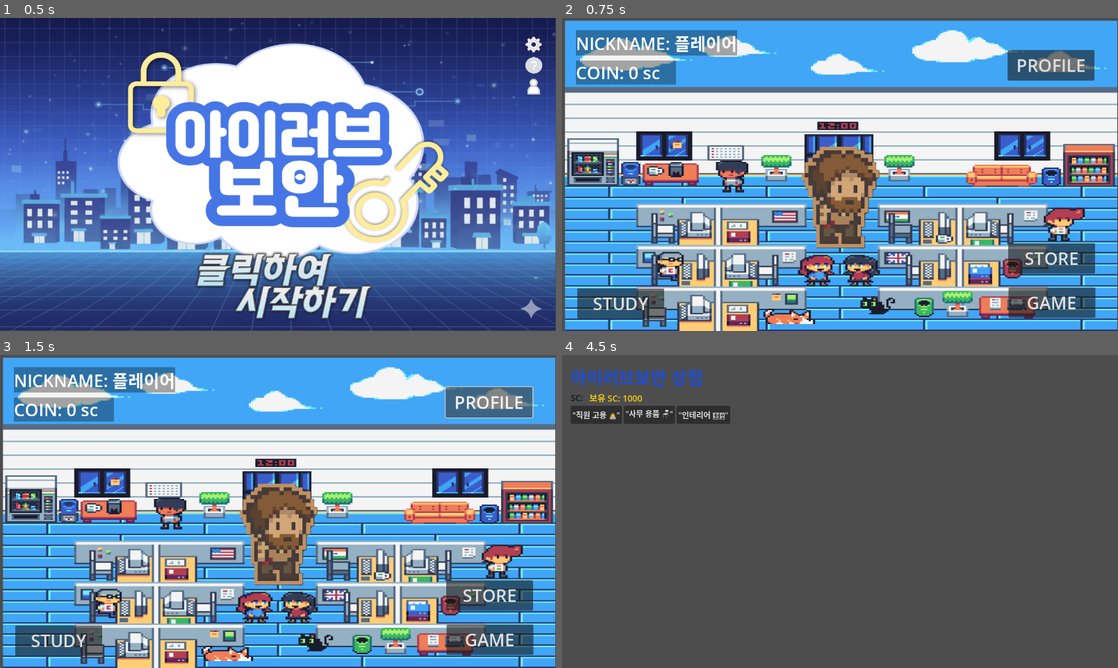
Above: before the commit, frames 1-4 (two rows, left to right).
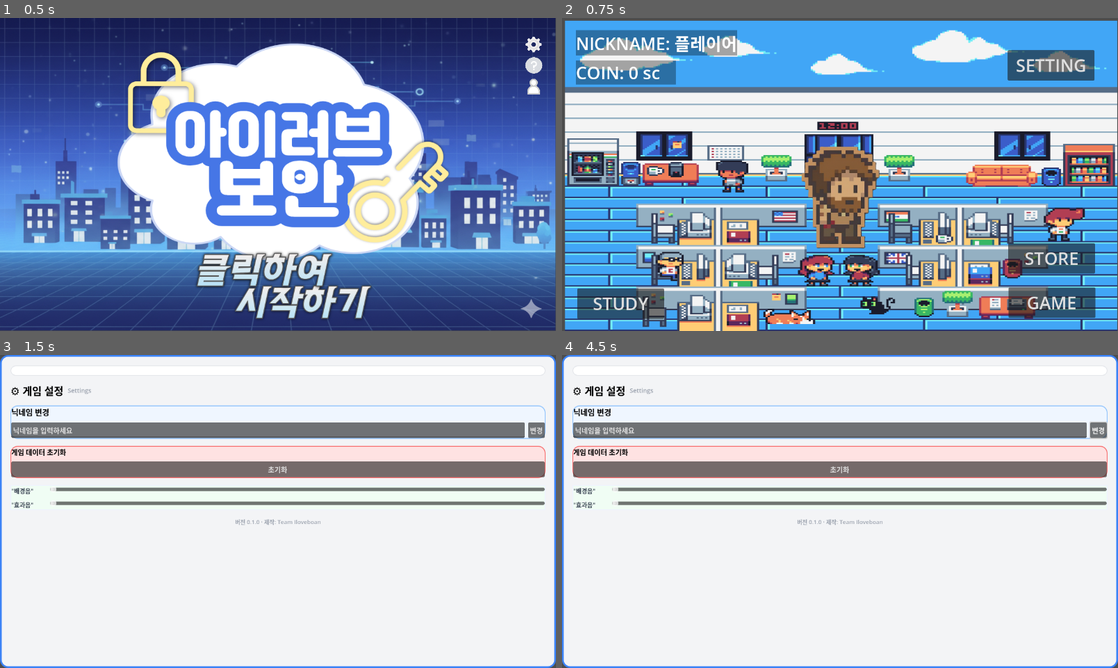
Above: after the commit, the same moments.

Repository: yuu-nn/Iloveboan
Game: Godot game, scene res://scenes/StartScene.tscn
Two runs of this game, one before a commit and one after it. Both use one fixed random seed, a clock stepped at 60 frames per second and the inputs below.
Inputs (mouse positions are in pixels of both pictures, inside the frame that each line leads up to):
- Up to frame 1 (0.5 s): no input
- Up to frame 2 (0.75 s): click (840, 274) at 0.5 s
- Up to frame 3 (1.5 s): click (489, 401) at 1.25 s, where only the run before the commit has a clickable "PROFILE"
- Up to frame 4 (4.5 s): click (623, 639) at 2 s, where only the run before the commit has a clickable "STUDY"; click (1051, 383) at 2.75 s, where only the run before the commit has a clickable "메인으로 돌아가기"; click (1095, 430) at 3.5 s, where only the run after the commit has a clickable "변경"; click (1051, 596) at 4.25 s, where only the run before the commit has a clickable "STORE"

Frame 1 is identical in both runs. In frame 2, 0.3% of the frame differs, in the area x 81-95%, y 13-18%; in frame 3, 86%; in frame 4, 100%, in the area x 0-100%, y 0-100%.

Commit message:
2차수정장정연

Diff:
--- a/Globals.gd
+++ b/Globals.gd
@@ -6,3 +6,5 @@
 	set(value):
 		nickname = value
 		emit_signal("nickname_changed", value)
+
+var score: int = 0          # 점수용
--- a/scenes/MainScene.tscn
+++ b/scenes/MainScene.tscn
@@ -1,7 +1,7 @@
 [gd_scene load_steps=6 format=3 uid="uid://2ubxvh5jmgs2"]
 
 [ext_resource type="Texture2D" uid="uid://c0hjgh17hr1vu" path="res://이미지 모아둔 폴더/거지.png" id="1_3mqji"]
-[ext_resource type="Script" uid="uid://c2k5mrdmanh6r" path="res://scenes/mainscene.gd" id="1_c6dvc"]
+[ext_resource type="Script" uid="uid://c2k5mrdmanh6r" path="res://scripts/mainscene.gd" id="1_c6dvc"]
 [ext_resource type="Texture2D" uid="uid://bhem0inad0x8y" path="res://이미지 모아둔 폴더/LargePixelOffice.png" id="1_ibiss"]
 
 [sub_resource type="StyleBoxFlat" id="StyleBoxFlat_ibiss"]
@@ -95,7 +95,7 @@
 theme_override_font_sizes/font_size = 40
 text = "GAME"
 
-[node name="PROFILE" type="Button" parent="."]
+[node name="SETTING" type="Button" parent="."]
 layout_mode = 1
 anchors_preset = -1
 anchor_left = 0.08046875
@@ -107,5 +107,5 @@
 offset_right = 684.0
 offset_bottom = -93.0
 theme_override_font_sizes/font_size = 40
-text = "PROFILE"
+text = "SETTING"
 metadata/_edit_use_anchors_ = true
--- a/scenes/ResultScene.tscn
+++ b/scenes/ResultScene.tscn
@@ -1,6 +1,7 @@
-[gd_scene load_steps=7 format=3 uid="uid://cbsmjgfafew1o"]
+[gd_scene load_steps=8 format=3 uid="uid://cbsmjgfafew1o"]
 
 [ext_resource type="Texture2D" uid="uid://bbm85q40xv70j" path="res://이미지 모아둔 폴더/Background.jpg" id="1_c7mg7"]
+[ext_resource type="Script" uid="uid://c33du1d6tr08a" path="res://scenes/resultscene.gd" id="1_nxblt"]
 [ext_resource type="Texture2D" uid="uid://deuahyvbp6hef" path="res://이미지 모아둔 폴더/Retry.PNG" id="2_061pm"]
 [ext_resource type="Texture2D" uid="uid://b20qq13du0dlx" path="res://이미지 모아둔 폴더/NextLevel.PNG" id="3_6a6jd"]
 [ext_resource type="Texture2D" uid="uid://drea4bamugf47" path="res://이미지 모아둔 폴더/Victory.PNG" id="4_6a6jd"]
@@ -12,6 +13,7 @@
 anchors_preset = 0
 offset_right = 40.0
 offset_bottom = 40.0
+script = ExtResource("1_nxblt")
 
 [node name="Background" type="TextureRect" parent="."]
 layout_mode = 1
@@ -22,7 +24,22 @@
 texture = ExtResource("1_c7mg7")
 expand_mode = 1
 
-[node name="TextureButton2" type="TextureButton" parent="Background"]
+[node name="Score" type="Label" parent="Background"]
+layout_mode = 1
+anchors_preset = -1
+anchor_left = -0.017201835
+anchor_top = -0.017989418
+anchor_right = -0.015194954
+anchor_bottom = 0.030335097
+offset_left = 1750.0
+offset_top = 791.0
+offset_right = 1859.6952
+offset_bottom = 941.739
+theme_override_font_sizes/font_size = 200
+text = "0"
+metadata/_edit_use_anchors_ = true
+
+[node name="NextLevel" type="TextureButton" parent="Background"]
 layout_mode = 1
 anchors_preset = 7
 anchor_left = 0.5
@@ -40,7 +57,7 @@
 texture_hover = ExtResource("3_6a6jd")
 stretch_mode = 0
 
-[node name="TextureButton3" type="TextureButton" parent="Background"]
+[node name="MainMenu" type="TextureButton" parent="Background"]
 layout_mode = 1
 anchors_preset = 3
 anchor_left = 1.0
@@ -57,18 +74,19 @@
 texture_hover = ExtResource("4_nxblt")
 stretch_mode = 0
 
-[node name="TextureRect" type="TextureRect" parent="Background"]
+[node name="Victory" type="TextureRect" parent="Background"]
 layout_mode = 1
 anchors_preset = 5
 anchor_left = 0.5
 anchor_right = 0.5
 offset_left = -1138.625
+offset_top = -59.0
 offset_right = 1138.625
-offset_bottom = 2213.0
+offset_bottom = 2154.0
 grow_horizontal = 2
 texture = ExtResource("4_6a6jd")
 
-[node name="TextureButton" type="TextureButton" parent="Background"]
+[node name="Retry" type="TextureButton" parent="Background"]
 layout_mode = 0
 offset_left = 116.0
 offset_top = 1821.0
@@ -79,7 +97,7 @@
 texture_hover = ExtResource("2_061pm")
 stretch_mode = 0
 
-[node name="TextureRect2" type="TextureRect" parent="Background"]
+[node name="Reward" type="TextureRect" parent="Background"]
 layout_mode = 1
 anchors_preset = 8
 anchor_left = 0.5
@@ -87,9 +105,9 @@
 anchor_right = 0.5
 anchor_bottom = 0.5
 offset_left = -1072.5
-offset_top = -1265.0
+offset_top = -1138.0
 offset_right = 1072.5
-offset_bottom = 1265.0
+offset_bottom = 1392.0
 grow_horizontal = 2
 grow_vertical = 2
 texture = ExtResource("6_nxblt")
--- /dev/null
+++ b/scenes/resultscene.gd
@@ -0,0 +1,17 @@
+extends Control
+
+@onready var score_label: Label = $Background/Score
+@onready var retry_button: TextureButton = $Background/Retry
+@onready var mainmenu_button: TextureButton = $Background/MainMenu
+
+func _ready():
+	score_label.text = "SCORE: " + str(Globals.score)
+
+	retry_button.pressed.connect(_on_retry_pressed)
+	mainmenu_button.pressed.connect(_on_mainmenu_pressed)
+
+func _on_retry_pressed():
+	get_tree().change_scene_to_file("res://scenes/GameScene.tscn")
+
+func _on_mainmenu_pressed():
+	get_tree().change_scene_to_file("res://scenes/MainScene.tscn")
--- a/scenes/mainscene.gd
+++ b/scripts/mainscene.gd
@@ -8,7 +8,7 @@
 @onready var study_button = $STUDY
 @onready var store_button = $STORE
 @onready var game_button = $GAME
-@onready var profile_button = $PROFILE
+@onready var setting_button = $SETTING
 
 # ───────────────────────────────
 # 초기화
@@ -22,7 +22,7 @@
 	study_button.pressed.connect(_on_study_pressed)
 	store_button.pressed.connect(_on_store_pressed)
 	game_button.pressed.connect(_on_game_pressed)
-	profile_button.pressed.connect(_on_profile_pressed)
+	setting_button.pressed.connect(_on_setting_pressed)
 
 	# Globals의 닉네임 변경 이벤트 연결 (Autoload 등록 필수!)
 	if Globals.has_signal("nickname_changed"):
@@ -42,8 +42,8 @@
 func _on_game_pressed() -> void:
 	get_tree().change_scene_to_file("res://scenes/jumpgame.tscn")
 
-func _on_profile_pressed() -> void:
-	get_tree().change_scene_to_file("res://scenes/ProfileScene.tscn")
+func _on_setting_pressed() -> void:
+	get_tree().change_scene_to_file("res://scenes/SettingsScene.tscn")
 
 # ───────────────────────────────
 # 닉네임 변경 시 실행
--- a/scripts/obstacle.gd
+++ b/scripts/obstacle.gd
@@ -1,4 +1,3 @@
-# Obstacle.gd
 extends Area2D
 
 @export var speed: float = 200.0
@@ -15,10 +14,10 @@
 	if bg and "scroll_speed" in bg:
 		bg_speed = bg.scroll_speed
 
-	# 장애물 이동 = 기본 속도 + 배경 속도
+	# 장애물 이동
 	position.x -= (speed + bg_speed) * delta
 
-	# 플레이어를 지나쳤는지 체크
+	# 플레이어 통과 체크
 	var player = get_tree().get_first_node_in_group("player")
 	if player and not passed and (position.x + 50.0) < player.position.x:
 		passed = true
@@ -34,4 +33,11 @@
 		game_over()
 
 func game_over() -> void:
-	get_tree().reload_current_scene()
+	var game = get_tree().root.get_node("jumpgame/gamecontroller")
+	if game:
+		Globals.score = game.score    # 점수 저장
+	call_deferred("_go_to_result")    # 물리 루프가 끝난 뒤 실행
+
+
+func _go_to_result() -> void:
+	get_tree().change_scene_to_file("res://scenes/ResultScene.tscn")
Not shown, added: scenes/resultscene.gd.uid
Renamed: scenes/mainscene.gd.uid -> scripts/mainscene.gd.uid
